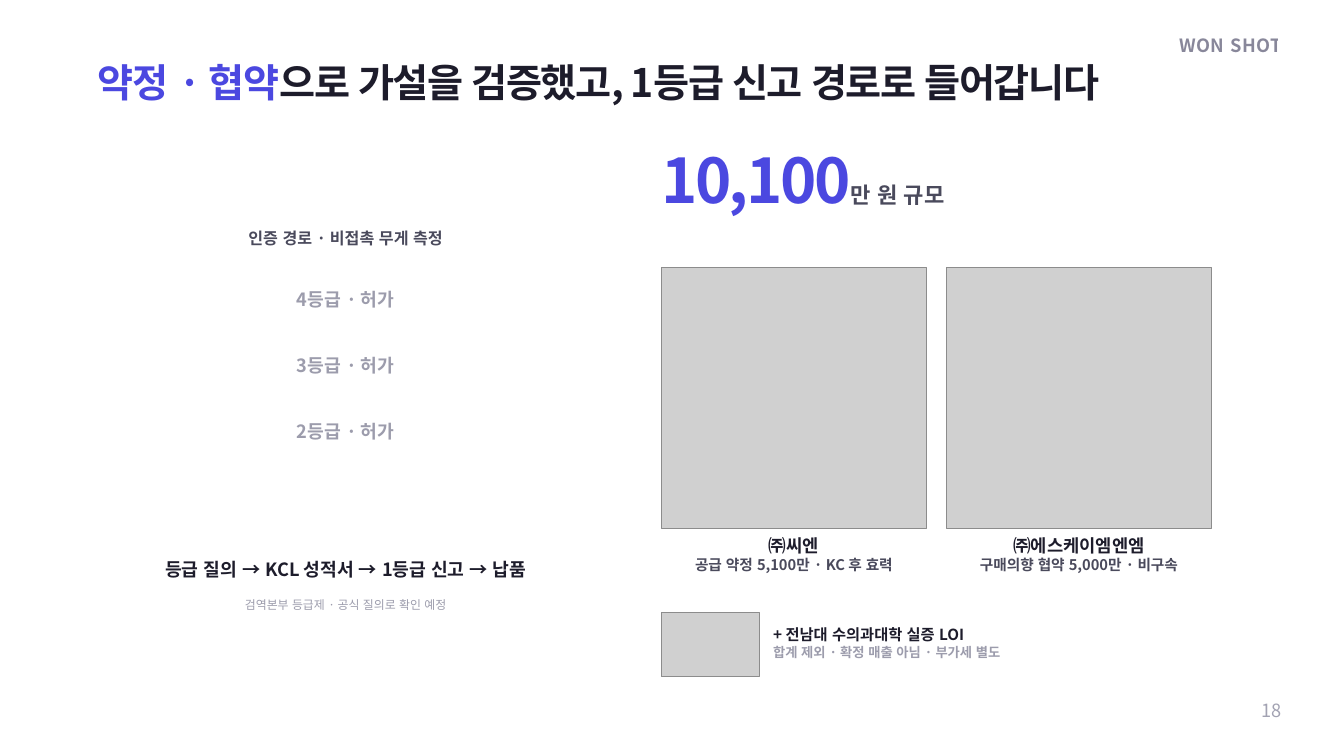
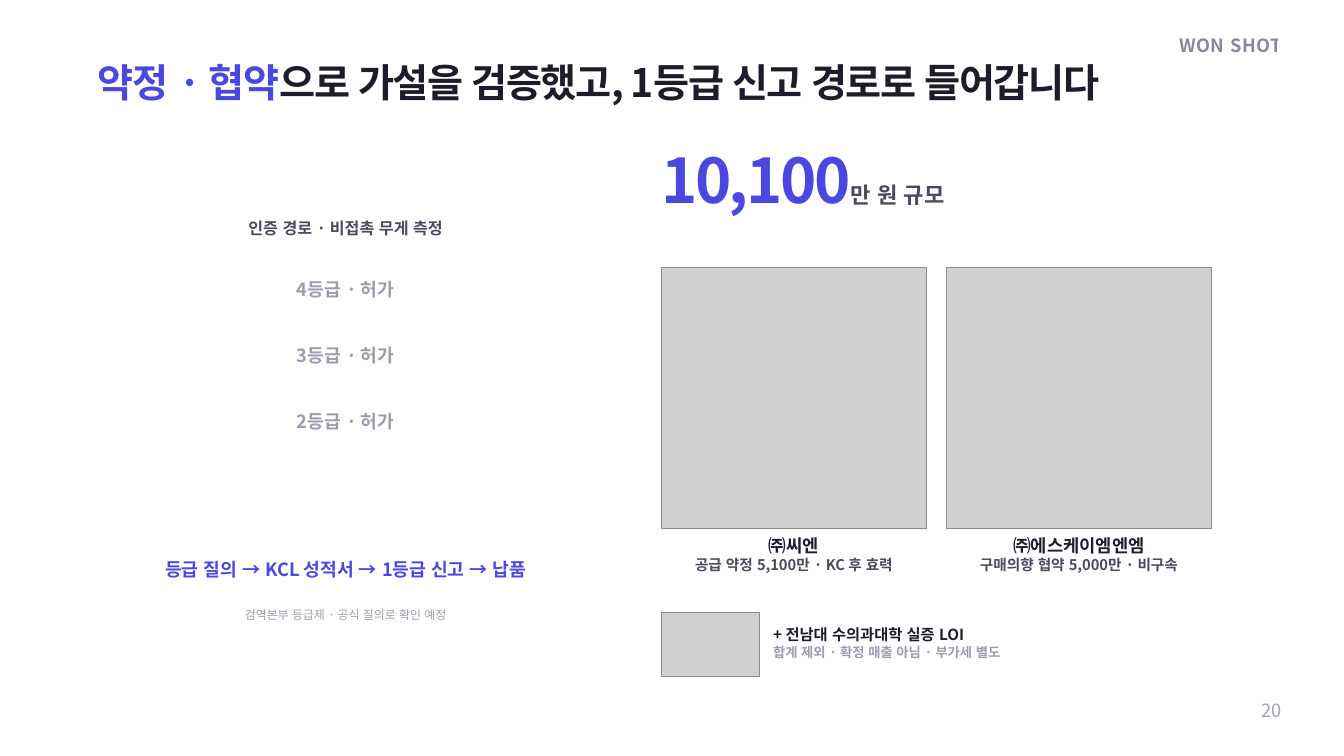
Before and after one commit to yhkwon2004/pet_test, a slide deck: slide 20 of export/INFU-RETRO_IR_WON-SHOT_editable.pptx (slide 18 before the commit). Drawn at 1344x756 pixels with LibreOffice and Linux fonts; fonts in the diff are those of the drawing; grey boxes stand for pictures; background and template pictures are left out. Boxes give left, top, right and bottom in pixels: in the first picture for what was removed or moved away, otherwise in the second. Text is boxed around its words. In the diff, an @@ line names an element or a change of style, - is before the commit and + after.

```diff
--- a/export/INFU-RETRO_IR_WON-SHOT_editable.pptx
+++ b/export/INFU-RETRO_IR_WON-SHOT_editable.pptx
@@ 4 texts: place and size @@
-4 texts at box(248, 230, 443, 440)
+4 texts at box(248, 220, 443, 430)
@@ text "등급 질의 → KCL 성적서 ..." at box(165, 560, 526, 578): text colour #1D1C2B to #4B48E0 @@
@@ text "검역본부 등급제 · 공식 질의로 ...": place and size @@
-text "검역본부 등급제 · 공식 질의로 ..." at box(245, 599, 446, 610)
+text "검역본부 등급제 · 공식 질의로 ..." at box(245, 609, 446, 620)
@@ text at box(1262, 703, 1282, 717): text changed @@
-18
+20
```
Also in this commit, not shown: 19 other slides changed, 2 slides added, 2 other files.
